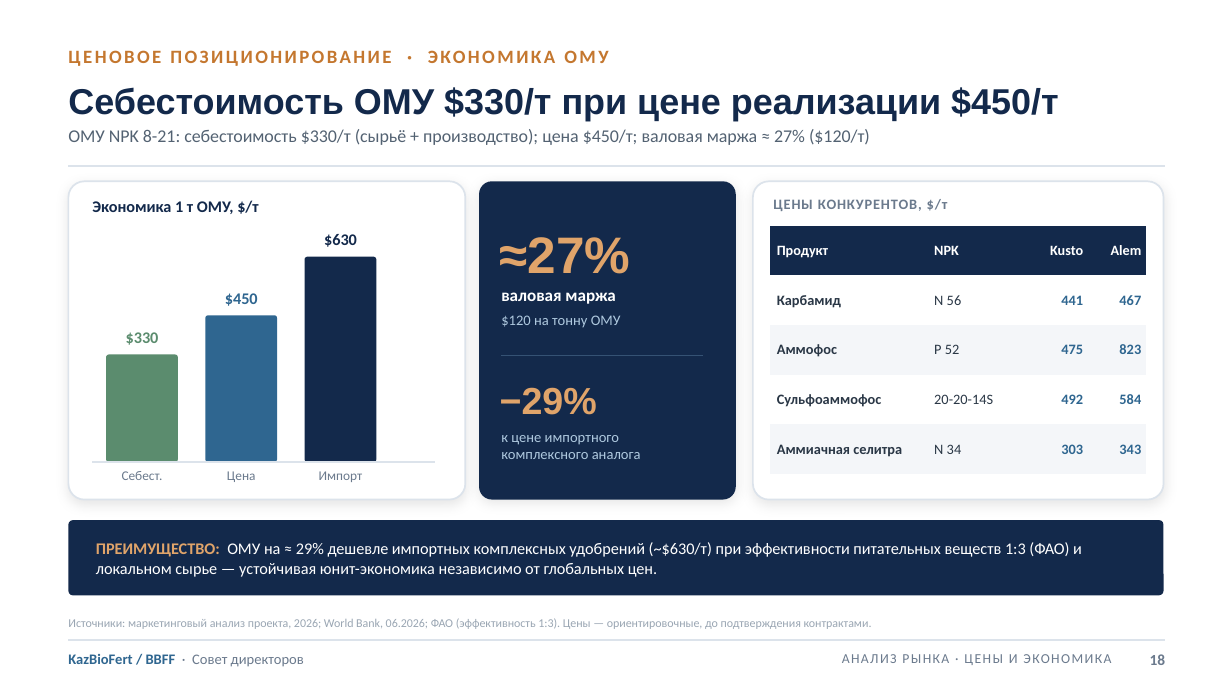
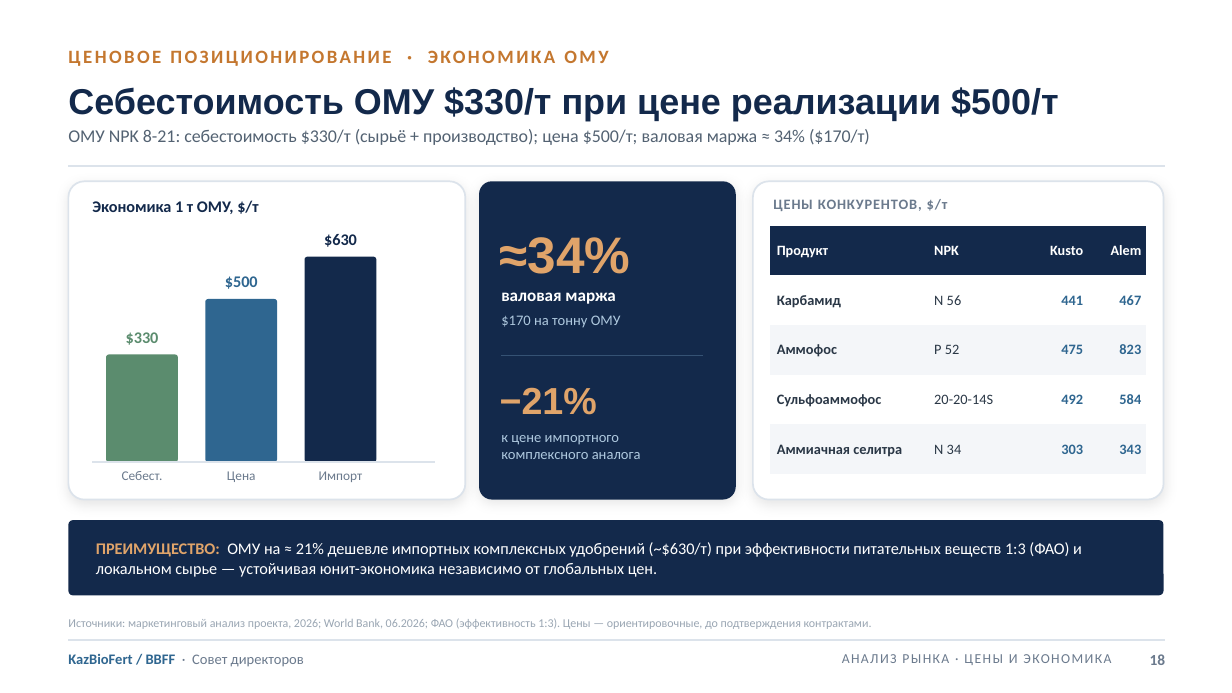
Before and after one commit to aoobakirov/board-presentation, a slide deck: slide 18 of KazBioFert_Board_Presentation_FINAL_20260709.pptx. Drawn at 1232x693 pixels with LibreOffice and Linux fonts; fonts in the diff are those of the drawing. Boxes give left, top, right and bottom in pixels: in the first picture for what was removed or moved away, otherwise in the second. Text is boxed around its words. In the diff, an @@ line names an element or a change of style, - is before the commit and + after.

```diff
--- a/KazBioFert_Board_Presentation_FINAL_20260709.pptx
+++ b/KazBioFert_Board_Presentation_FINAL_20260709.pptx
@@ text at box(68, 87, 1058, 121): text changed @@
-Себестоимость ОМУ $330/т при цене реализации $450/т
+Себестоимость ОМУ $330/т при цене реализации $500/т
@@ text at box(68, 129, 870, 145): text changed @@
-ОМУ NPK 8-21: себестоимость $330/т (сырьё + производство); цена $450/т; валовая маржа ≈ 27% ($120/т)
+ОМУ NPK 8-21: себестоимость $330/т (сырьё + производство); цена $500/т; валовая маржа ≈ 34% ($170/т)
@@ text at box(500, 237, 631, 274): text changed @@
-≈27%
+≈34%
@@ rounded rectangle: place and size @@
-rounded rectangle at box(206, 315, 277, 462)
+rounded rectangle at box(206, 299, 277, 462)
@@ text at box(225, 276, 258, 289): text changed @@
-$450
+$500
@@ text at box(501, 315, 621, 327): text changed @@
-$120 на тонну ОМУ
+$170 на тонну ОМУ
@@ text at box(500, 387, 597, 415): text changed @@
-−29%
+−21%
@@ text at box(96, 542, 1082, 577): text changed @@
-ПРЕИМУЩЕСТВО: ОМУ на ≈ 29% дешевле импортных комплексных удобрений (~$630/т) при эффективности питательных веществ 1:3 (ФАО) и локальном сырье — устойчивая юнит-экономика независимо от глобальных цен.
+ПРЕИМУЩЕСТВО: ОМУ на ≈ 21% дешевле импортных комплексных удобрений (~$630/т) при эффективности питательных веществ 1:3 (ФАО) и локальном сырье — устойчивая юнит-экономика независимо от глобальных цен.
```
Also in this commit, not shown: 2 other slides changed, 1 other file.
